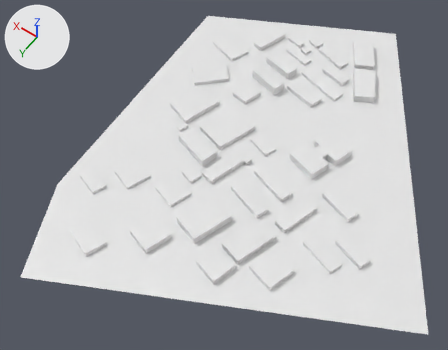
One commit to the glTF model apps/web/public/models/campus.glb: the scene before it, then after it.
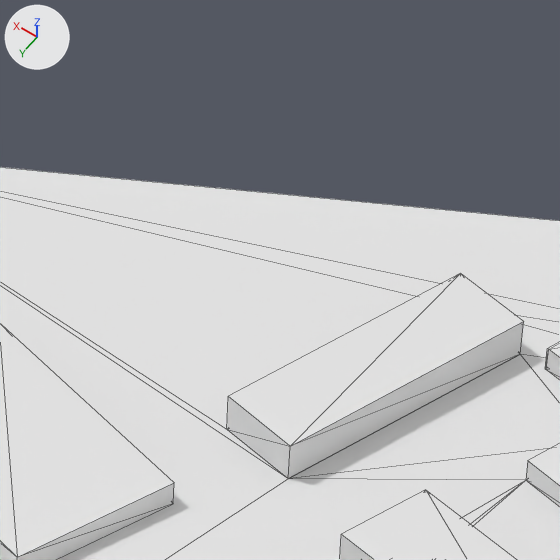
The first picture shows the older version from a camera (50 mm lens) standing at (-242.0, 338.0, 476.0) and looking at (-23.0, 31.0, -6.0). The close-ups show the older and then the newer version on the part from 51% to 65% of the width and 0% to 17% of the height of that picture. Only the edits that show in the close-ups are written down. Every picture has the same lights, and +X, +Y and +Z are marked at upper left. The close-ups show mesh edges as thin lines. Where no turn or scale is listed for an object, it has been applied to the vertices.

In view in the first close-up: 'Edificio G', 'Geom3D_', 'Geom3D_Contenido de geolocalización', 'Geom3D_Edificio 3D 1.012', 'Geom3D_Edificio K' and 1 more.
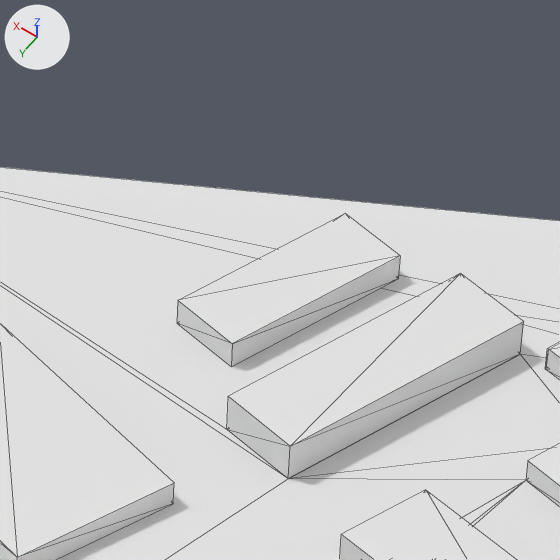
What differs and where, as boxes (x1, y1, x2, y2) in the close-ups (560 x 560 px):
'Aulas S.', added
    after: (177, 214, 400, 367)
'Edificio K', unchanged, uncovered by the edit
    after: (227, 273, 524, 479)
'Geom3D_Edificio K', unchanged, covered by the edit
    before: (227, 273, 524, 479)
'Laboratorio de Ing. Idustrial.', unchanged, uncovered by the edit
    after: (0, 324, 174, 560)
'Geom3D_Contenido de geolocalización', unchanged, covered by the edit
    before: (0, 324, 174, 560)

Edits to the bpy script that builds the scene:
```text
Add me_mesh_25_1:
    me_mesh_25_1.from_pydata([(0.0, 0.0, 3.6), (17.9, 23.4, 3.6), (7.7, 26.4, 3.6), (10.2, -3.0, 3.6), (17.9, 23.4, 0.0), (7.7, 26.4, 0.0), (0.0, 0.0, 0.0), (10.2, -3.0, 0.0)], [], [(0, 1, 2), (1, 0, 3), (2, 4, 5), (4, 2, 1), (2, 6, 0), (6, 2, 5), (3, 6, 7), (6, 3, 0), (4, 3, 7), (3, 4, 1), (4, 6, 5), (6, 4, 7)])
Add ob_aulas_s:
    ob_aulas_s = bpy.data.objects.new('Aulas S.', me_mesh_25_1)
    ob_aulas_s.location = (55.4, -176.3, 0.0)
```
